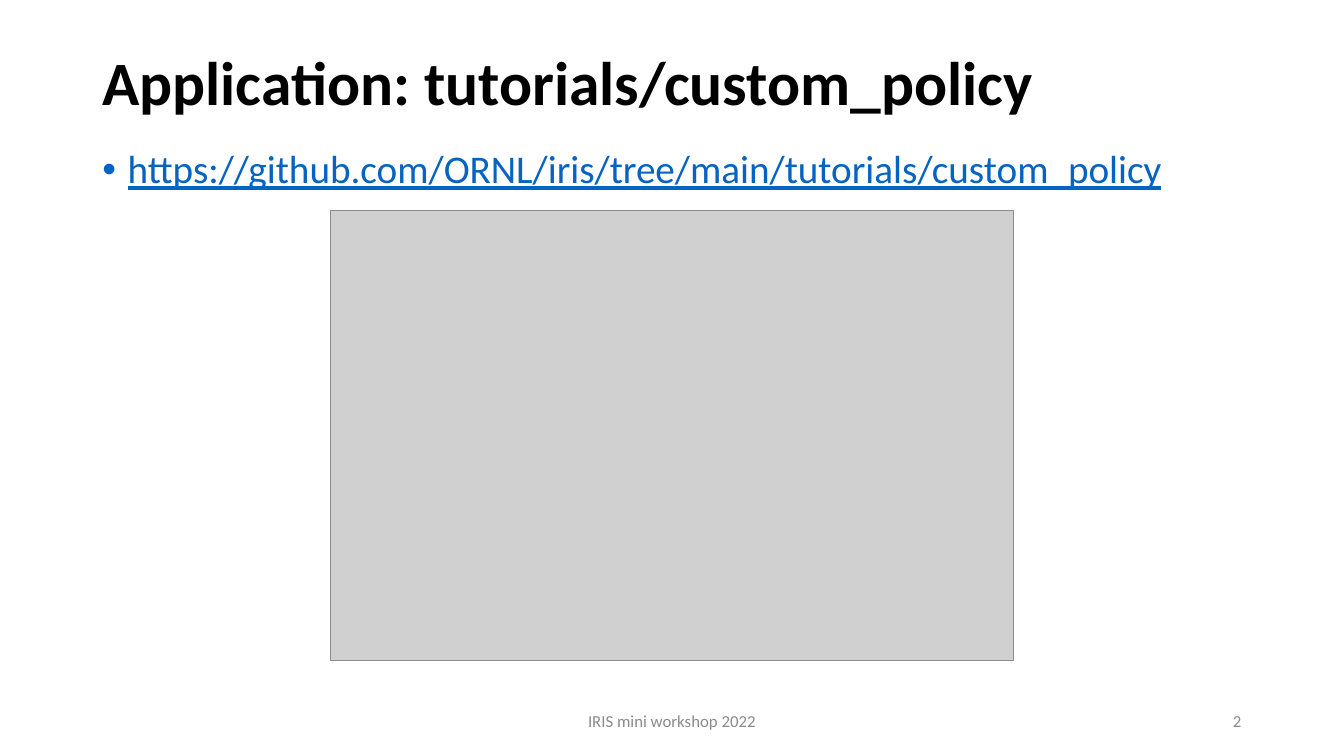
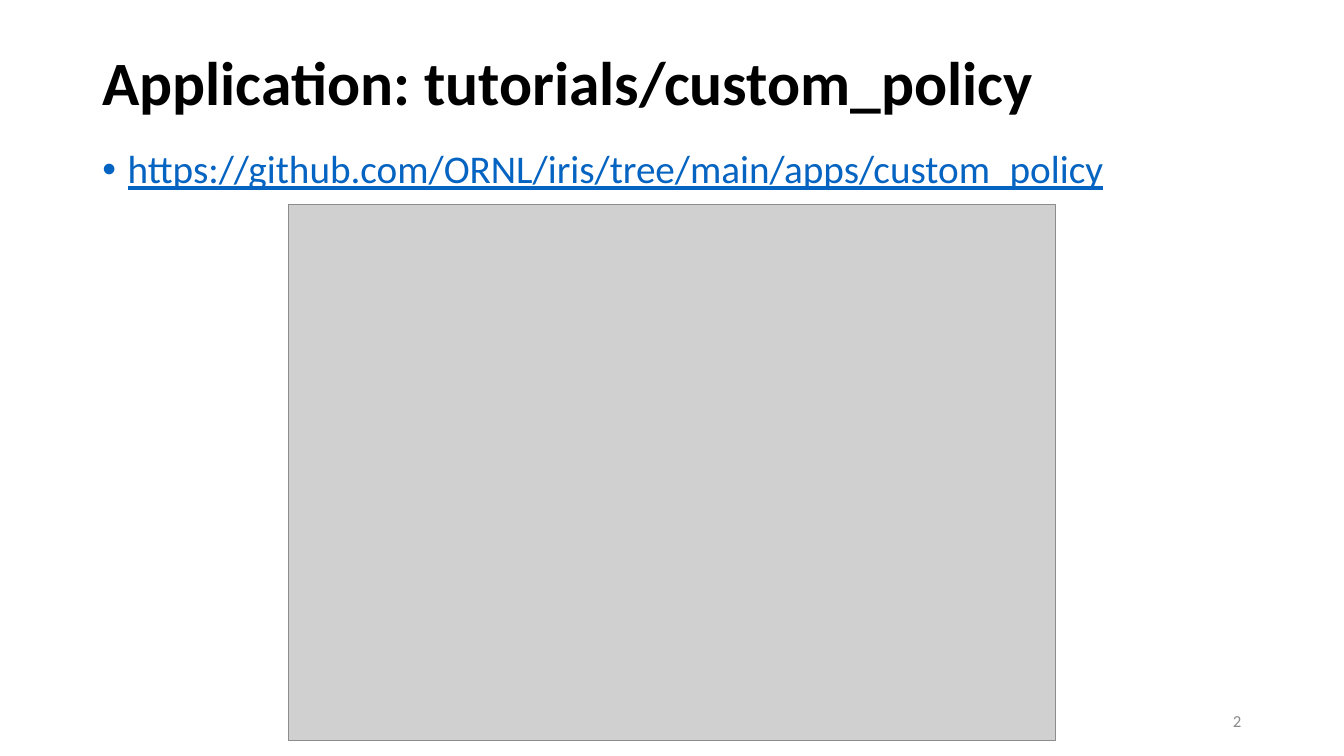
Before and after one commit to iris-programming/iris-programming.github.io, a slide deck: slide 2 of pdf/2022-miniworkshop-custompolicy.pptx. Drawn at 1344x756 pixels with LibreOffice and Linux fonts; fonts in the diff are those of the drawing; grey boxes stand for pictures. Boxes give left, top, right and bottom in pixels: in the first picture for what was removed or moved away, otherwise in the second. Text is boxed around its words. In the diff, an @@ line names an element or a change of style, - is before the commit and + after.

Commit message:
custom policy

```diff
--- a/pdf/2022-miniworkshop-custompolicy.pptx
+++ b/pdf/2022-miniworkshop-custompolicy.pptx
@@ text at bbox=[128, 155, 1103, 190]: text changed @@
-• https://github.com/ORNL/iris/tree/main/tutorials/custom_policy
+• https://github.com/ORNL/iris/tree/main/apps/custom_policy
@@ picture: place and size @@
-picture at bbox=[331, 211, 1013, 660]
+picture at bbox=[289, 204, 1056, 741]
@@ text removed at bbox=[588, 715, 756, 730] @@
-IRIS mini workshop 2022
```
Also in this commit, not shown: 2 other files.
